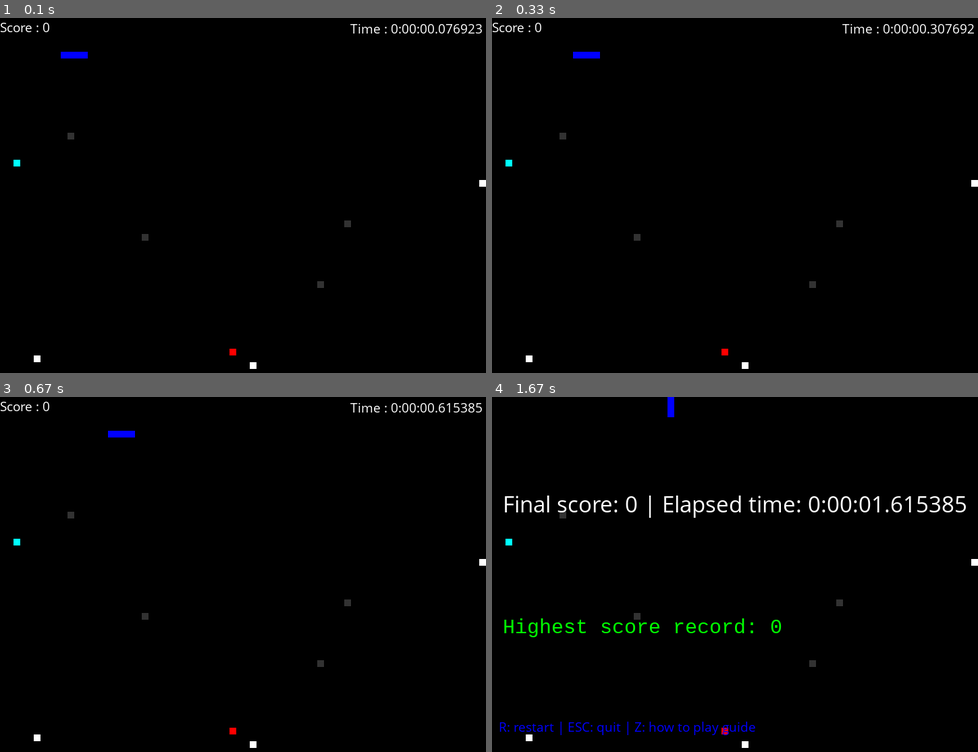
Above: before the commit, frames 1-4 (two rows, left to right).
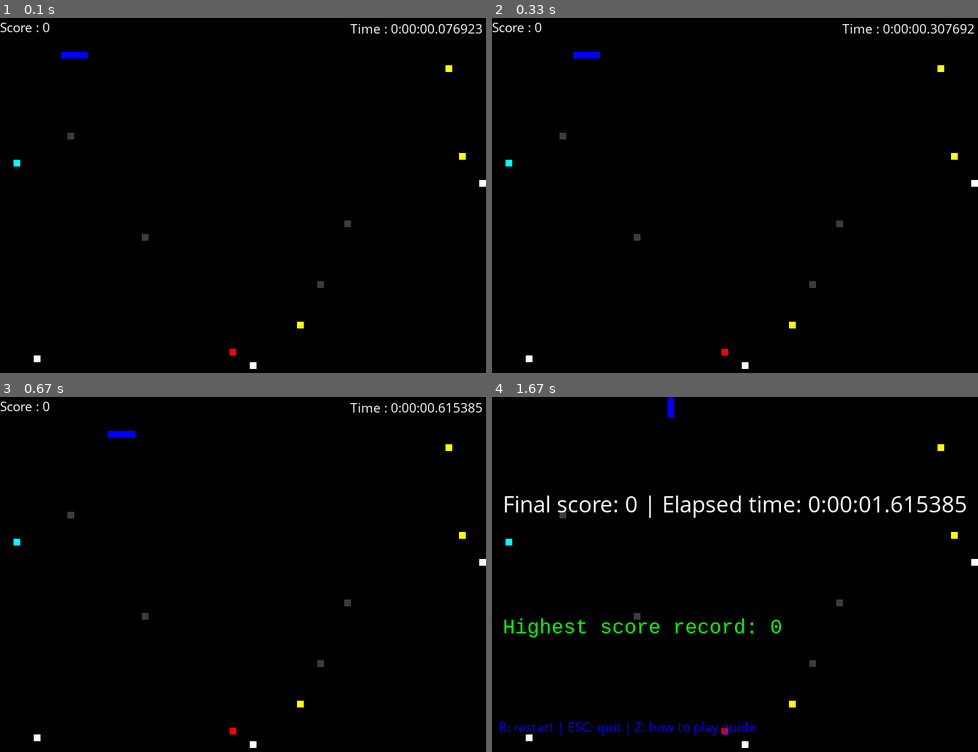
Above: after the commit, the same moments.

Repository: XyrenTheCoder/Snake-In-A-Void-pygame
Game: pygame game, started from snake-in-a-void.py
Two runs of this game, one before a commit and one after it. Both use one fixed random seed, a clock stepped at 60 frames per second and the inputs below.
Inputs:
- Up to frame 1 (0.1 s): no input
- Up to frame 2 (0.33 s): no input
- Up to frame 3 (0.67 s): tap X at 0.33 s
- Up to frame 4 (1.67 s): hold Up 1.17-1.63 s

The runs differ from the first frame. In frame 1, less than 0.1% of the frame differs, in the area x 61-96%, y 13-88%; in frame 2, less than 0.1%; in frame 3, less than 0.1%; in frame 4, less than 0.1%.

Commit message:
Add files via upload

Diff:
--- a/snake-in-a-void.py
+++ b/snake-in-a-void.py
@@ -1,7 +1,7 @@
 import pygame, random, os.path, pyautogui, time
 from datetime import datetime
 
-pyautogui.alert("Welcome to Snake In A Void!\n\n- CONTROLS - …(312 unchanged characters)… ve and get as much score as you can.\n\nCyan (ultimate fruit): +10 points\nWhite (fruit): +5 points\nRed (bomb): -20 points\nGrey &  …(79 unchanged characters)…
+pyautogui.alert("Welcome to Snake In A Void!\n\n- CONTROLS - …(312 unchanged characters)… ve and get as much score as you can.\n\nWhite (fruit): +1 points\nYellow (banana): +2 points\nCyan (ultimate fruit): +10 points\nRed (bomb): -20 points\nGrey &  …(79 unchanged characters)…
 open(".highscore.txt", "a")
 if os.name == 'nt': os.system("attrib +h .highscore.txt")
 else: pass
@@ -11,11 +11,13 @@
 
 black = pygame.Color(0,0,0)
 white = pygame.Color(255,255,255)
-grey = pygame.Color(50,50,50)
+grey = pygame.Color(60,60,60)
 red = pygame.Color(255,0,0)
 green = pygame.Color(0,255,0)
 blue = pygame.Color(0,0,255)
 cyan = pygame.Color(0,255,255)
+yellow = pygame.Color(255, 255, 0)
+#magenta = pygame.Color(255, 0, 255)
 
 pygame.init()
 pygame.display.set_caption('Now playing: Snake In A Void')
@@ -49,6 +51,9 @@
 fruit_pos0 = [random.randrange(1, (window_x//10)) * 10, random.randrange(1, (window_y//10)) * 10]
 fruit_pos1 = [random.randrange(1, (window_x//10)) * 10, random.randrange(1, (window_y//10)) * 10]
 fruit_pos2 = [random.randrange(1, (window_x//10)) * 10, random.randrange(1, (window_y//10)) * 10]
+banana_pos0 = [random.randrange(1, (window_x//10)) * 10, random.randrange(1, (window_y//10)) * 10]
+banana_pos1 = [random.randrange(1, (window_x//10)) * 10, random.randrange(1, (window_y//10)) * 10]
+banana_pos2 = [random.randrange(1, (window_x//10)) * 10, random.randrange(1, (window_y//10)) * 10]
 ult_pos = [random.randrange(1, (window_x//10)) * 10, random.randrange(1, (window_y//10)) * 10]
 bomb_pos = [random.randrange(1, (window_x//10)) * 10, random.randrange(1, (window_y//10)) * 10]
 wall_pos0 = [random.randrange(1, (window_x//10)) * 10, random.randrange(1, (window_y//10)) * 10]
@@ -57,6 +62,8 @@
 wall_pos3 = [random.randrange(1, (window_x//10)) * 10, random.randrange(1, (window_y//10)) * 10]
 
 fruit_spawn = True
+banana_spawn = True
+grape_spawn = True
 ult_spawn = True
 bomb_spawn = True
 wall_spawn = True
@@ -132,7 +139,7 @@
                 elif restart.key == pygame.K_z:
                     pygame.mixer.Sound.play(click_sound)
                     pygame.mixer.music.stop()
-                    pyautogui.alert("Welcome to Snake In A V …(332 unchanged characters)… ve and get as much score as you can.\n\nCyan (ultimate fruit): +10 points\nWhite (fruit): +5 points\nRed (bomb): -20 points\nGrey &  …(79 unchanged characters)…
+                    pyautogui.alert("Welcome to Snake In A V …(332 unchanged characters)… ve and get as much score as you can.\n\nWhite (fruit): +1 points\nYellow (banana): +2 points\nCyan (ultimate fruit): +10 points\nRed (bomb): -20 points\nGrey &  …(79 unchanged characters)…
                 elif restart.key == pygame.K_ESCAPE:
                     pygame.mixer.Sound.play(quit_sound)
                     pygame.mixer.music.stop()
@@ -146,10 +153,6 @@
         if event.type == pygame.KEYDOWN:
             if event.key == pygame.K_x:
                 pyautogui.alert("Game paused.\nClose this textbox to unpause.")
-            if event.key == pygame.K_z:
-                pygame.mixer.Sound.play(click_sound)
-                pygame.mixer.music.stop()
-                pyautogui.alert("Welcome to Snake In A Void!\n\n- CONTROLS -\n\nArrow keys: change directions of the snake.\nHold lshift or rshift: sprint\nRelease lshift or rshift: stop sprinting.\nEscape: quit game.\nR key: restart game.\nX key: pause game.\nZ key: show this guide.\n\n- OBJECTS & OBJECTIVES -\n\nYou're a snake who has been trapped inside a void. Your goal is to survive and get as much score as you can.\n\nCyan (ultimate fruit): +10 points\nWhite (fruit): +5 points\nRed (bomb): -20 points\nGrey & window borders (wall): kills you when touched\n\nThanks for playing the game!")
             if event.key == pygame.K_UP:
                 change_to = 'UP'
                 pygame.mixer.Sound.play(click_sound)
@@ -195,10 +198,15 @@
 
     snake_body.insert(0, list(snake_position))
     if snake_position[0] == fruit_pos0[0] and snake_position[1] == fruit_pos0[1] or snake_position[0] == fruit_pos1[0] and snake_position[1] == fruit_pos1[1] or snake_position[0] == fruit_pos2[0] and snake_position[1] == fruit_pos2[1]:
-        score += 5
+        score += 1
         pygame.mixer.Sound.play(fruit_sound)
         pygame.mixer.music.stop()
         fruit_spawn = False
+    elif snake_position[0] == banana_pos0[0] and snake_position[1] == banana_pos0[1] or snake_position[0] == banana_pos1[0] and snake_position[1] == banana_pos1[1] or snake_position[0] == banana_pos2[0] and snake_position[1] == banana_pos2[1]:
+        score += 2
+        pygame.mixer.Sound.play(fruit_sound)
+        pygame.mixer.music.stop()
+        banana_spawn = False
     elif snake_position[0] == ult_pos[0] and snake_position[1] == ult_pos[1]:
         score += 10
         pygame.mixer.Sound.play(ult_sound)
@@ -218,15 +226,20 @@
         fruit_pos0 = [random.randrange(1, (window_x // 10)) * 10, random.randrange(1, (window_y // 10)) * 10]
         fruit_pos1 = [random.randrange(1, (window_x // 10)) * 10, random.randrange(1, (window_y // 10)) * 10]
         fruit_pos2 = [random.randrange(1, (window_x // 10)) * 10, random.randrange(1, (window_y // 10)) * 10]
+    if not banana_spawn:
+        banana_pos0 = [random.randrange(1, (window_x // 10)) * 10, random.randrange(1, (window_y // 10)) * 10]
+        banana_pos1 = [random.randrange(1, (window_x // 10)) * 10, random.randrange(1, (window_y // 10)) * 10]
+        banana_pos2 = [random.randrange(1, (window_x // 10)) * 10, random.randrange(1, (window_y // 10)) * 10]
     if not ult_spawn: ult_pos = [random.randrange(1, (window_x//10)) * 10, random.randrange(1, (window_y//10)) * 10]
     if not bomb_spawn: bomb_pos = [random.randrange(1, (window_x//10)) * 10, random.randrange(1, (window_y//10)) * 10]
     if not wall_spawn:
-            wall_pos0 = [random.randrange(1, (window_x // 10)) * 10, random.randrange(1, (window_y // 10)) * 10]
-            wall_pos1 = [random.randrange(1, (window_x // 10)) * 10, random.randrange(1, (window_y // 10)) * 10]
-            wall_pos2 = [random.randrange(1, (window_x // 10)) * 10, random.randrange(1, (window_y // 10)) * 10]
-            wall_pos3 = [random.randrange(1, (window_x // 10)) * 10, random.randrange(1, (window_y // 10)) * 10]
+        wall_pos0 = [random.randrange(1, (window_x // 10)) * 10, random.randrange(1, (window_y // 10)) * 10]
+        wall_pos1 = [random.randrange(1, (window_x // 10)) * 10, random.randrange(1, (window_y // 10)) * 10]
+        wall_pos2 = [random.randrange(1, (window_x // 10)) * 10, random.randrange(1, (window_y // 10)) * 10]
+        wall_pos3 = [random.randrange(1, (window_x // 10)) * 10, random.randrange(1, (window_y // 10)) * 10]
 
     fruit_spawn = True
+    banana_spawn = True
     ult_spawn = True
     bomb_spawn = True
     game_window.fill(black)
@@ -236,6 +249,9 @@
         pygame.draw.rect(game_window, white, pygame.Rect(fruit_pos0[0], fruit_pos0[1], 10, 10))
         pygame.draw.rect(game_window, white, pygame.Rect(fruit_pos1[0], fruit_pos1[1], 10, 10))
         pygame.draw.rect(game_window, white, pygame.Rect(fruit_pos2[0], fruit_pos2[1], 10, 10))
+        pygame.draw.rect(game_window, yellow, pygame.Rect(banana_pos0[0], banana_pos0[1], 10, 10))
+        pygame.draw.rect(game_window, yellow, pygame.Rect(banana_pos1[0], banana_pos1[1], 10, 10))
+        pygame.draw.rect(game_window, yellow, pygame.Rect(banana_pos2[0], banana_pos2[1], 10, 10))
         pygame.draw.rect(game_window, cyan, pygame.Rect(ult_pos[0], ult_pos[1], 10, 10))
         pygame.draw.rect(game_window, red, pygame.Rect(bomb_pos[0], bomb_pos[1], 10, 10))
         pygame.draw.rect(game_window, grey, pygame.Rect(wall_pos0[0], wall_pos0[1], 10, 10))
